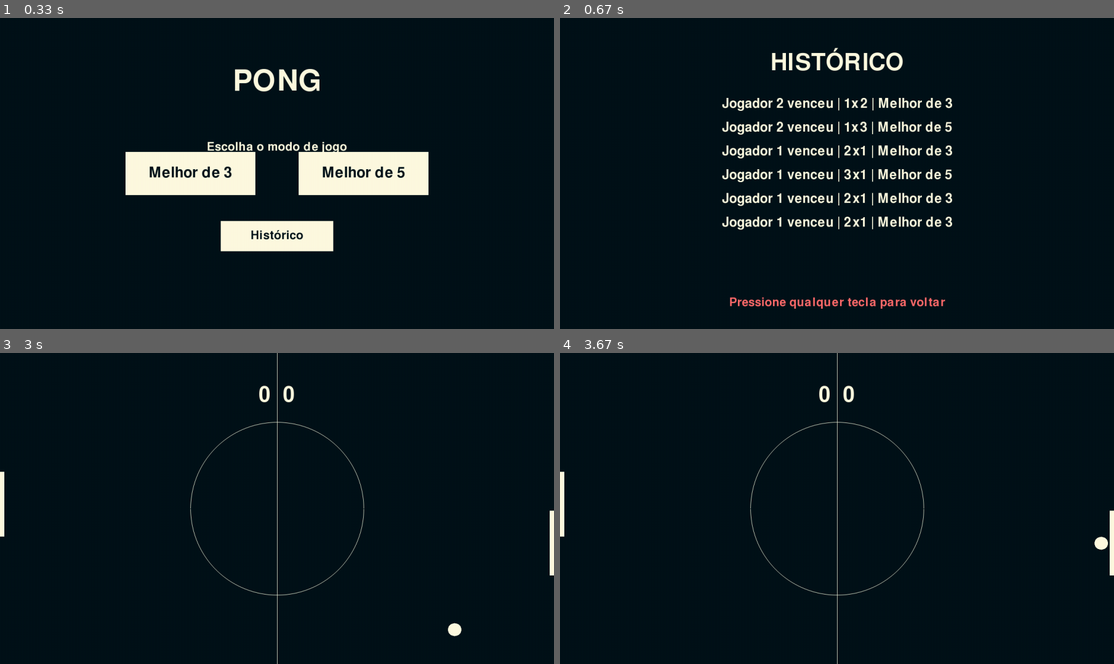
Above: before the commit, frames 1-4 (two rows, left to right).
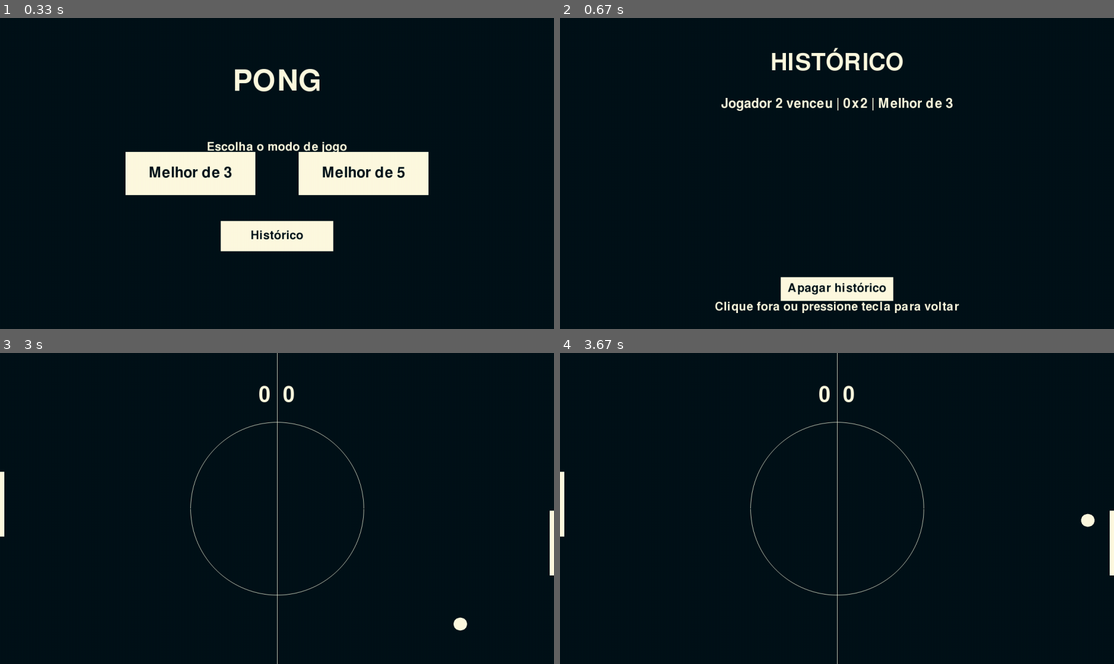
Above: after the commit, the same moments.

Repository: lumoraisb/Pygame-IntroAlg
Game: pygame game, started from main.py
Two runs of this game, one before a commit and one after it. Both use one fixed random seed, a clock stepped at 60 frames per second and the inputs below.
Inputs (mouse positions are in pixels of both pictures, inside the frame that each line leads up to):
- Up to frame 1 (0.33 s): no input
- Up to frame 2 (0.67 s): click "Histórico" at 0.38 s
- Up to frame 3 (3 s): click (277, 623) at 0.72 s, where only the run after the commit has a clickable "Apagar histórico"; hold Up 1-1.47 s; click "Melhor de 3" at 1.55 s; hold Down 1.83-2.13 s; move the mouse to (360, 399) at 1.87 s; hold Up 2.17-2.53 s; hold W 2.17-2.53 s; hold Down 2.57-2.93 s; hold S 2.57-2.93 s; hold Up from 2.97 s (still down); hold W from 2.97 s (still down)
- Up to frame 4 (3.67 s): release Up at 3.27 s; release W at 3.27 s; hold Down 3.3-3.6 s; hold S 3.3-3.6 s; hold Up from 3.63 s (still down); hold W from 3.63 s (still down)

Frame 1 is identical in both runs. In frame 2, 6.2% of the frame differs, in the area x 28-73%, y 25-95%; in frame 3, 0.1%; in frame 4, 0.2%.

Commit message:
migra histórico de txt para json, aumenta velocidade da bola e adiciona botão para apagar histórico

Diff:
--- /dev/null
+++ b/data/ranking.json
@@ -0,0 +1,8 @@
+[
+  {
+    "vencedor": 2,
+    "score_p1": 0,
+    "score_p2": 2,
+    "modo": 3
+  }
+]
--- a/data/ranking.txt
+++ /dev/null
@@ -1,6 +0,0 @@
-Jogador 1 venceu | 2x1 | Melhor de 3
-Jogador 1 venceu | 2x1 | Melhor de 3
-Jogador 1 venceu | 3x1 | Melhor de 5
-Jogador 1 venceu | 2x1 | Melhor de 3
-Jogador 2 venceu | 1x3 | Melhor de 5
-Jogador 2 venceu | 1x2 | Melhor de 3
--- a/src/dados.py
+++ b/src/dados.py
@@ -1,20 +1,40 @@
 import os
+import json
 
 #caminho para o arquivo de histórico de partidas
-RANKING_PATH = os.path.join(os.path.dirname(__file__), "..", "data", "ranking.txt")
+RANKING_PATH = os.path.join(os.path.dirname(__file__), "..", "data", "ranking.json")
 
 
 #salva o resultado da partida no arquivo de histórico
 def salvar_partida(vencedor, score_p1, score_p2, modo):
-    with open(RANKING_PATH, "a") as f:
-        f.write(f"Jogador {vencedor} venceu | {score_p1}x{score_p2} | Melhor de {modo}\n")
+    partidas = _ler_json()
+    partidas.append({
+        "vencedor": vencedor,
+        "score_p1": score_p1,
+        "score_p2": score_p2,
+        "modo": modo
+    })
+    with open(RANKING_PATH, "w") as f:
+        json.dump(partidas, f, indent=2)
 
 
 #lê e retorna as últimas 10 partidas, da mais recente para a mais antiga
 def carregar_historico():
+    partidas = _ler_json()
+    ultimas = partidas[-10:][::-1]
+    return [f"Jogador {p['vencedor']} venceu | {p['score_p1']}x{p['score_p2']} | Melhor de {p['modo']}" for p in ultimas]
+
+
+#apaga todo o histórico de partidas
+def apagar_historico():
+    with open(RANKING_PATH, "w") as f:
+        json.dump([], f)
+
+
+#lê o arquivo json e retorna a lista de partidas
+def _ler_json():
     try:
         with open(RANKING_PATH, "r") as f:
-            linhas = f.readlines()
-    except FileNotFoundError:
+            return json.load(f)
+    except (FileNotFoundError, json.JSONDecodeError):
         return []
-    return [l.strip() for l in linhas if l.strip()][-10:][::-1]
--- a/src/jogo.py
+++ b/src/jogo.py
@@ -3,7 +3,7 @@
 
 from src.config import bg_color, prop_color, ball_radius, player_width, player_height, ball_speed, player_speed, fps
 from src.funcoes import inverter, bateu_em_cima_ou_embaixo, bateu_nas_laterais, limitar_jogador, bateu_no_jogador
-from src.dados import salvar_partida, carregar_historico
+from src.dados import salvar_partida, carregar_historico, apagar_historico
 
 
 #exibe as últimas 10 partidas salvas
@@ -11,18 +11,30 @@
     font_title = pygame.font.Font(None, 80)
     font_item = pygame.font.Font(None, 45)
     font_info = pygame.font.Font(None, 40)
+    font_button = pygame.font.Font(None, 40)
     clock = pygame.time.Clock()
+
+    #botão de apagar histórico
+    apagar_rect = pygame.Rect(screen_width // 2 - 130, screen_height - 120, 260, 55)
 
     #carrega as últimas 10 partidas do arquivo de histórico
     partidas = carregar_historico()
 
     while True:
+        mouse_pos = pygame.mouse.get_pos()
+
         for event in pygame.event.get():
             if event.type == pygame.QUIT:
                 pygame.quit()
                 quit()
-            if event.type == pygame.KEYDOWN or event.type == pygame.MOUSEBUTTONDOWN:
+            if event.type == pygame.KEYDOWN:
                 return
+            if event.type == pygame.MOUSEBUTTONDOWN:
+                if apagar_rect.collidepoint(mouse_pos):
+                    apagar_historico()
+                    partidas = []
+                else:
+                    return
 
         screen.fill(bg_color)
 
@@ -38,8 +50,15 @@
                 texto = font_item.render(linha, True, prop_color)
                 screen.blit(texto, texto.get_rect(center=(screen_width // 2, 200 + i * 55)))
 
-        voltar = font_info.render("Pressione qualquer tecla para voltar", True, pygame.Color("#ff6b6b"))
-        screen.blit(voltar, voltar.get_rect(center=(screen_width // 2, screen_height - 60)))
+        #botão apagar histórico
+        apagar_color = pygame.Color("#ff6b6b") if apagar_rect.collidepoint(mouse_pos) else prop_color
+        pygame.draw.rect(screen, apagar_color, apagar_rect)
+        pygame.draw.rect(screen, prop_color, apagar_rect, 3)
+        apagar_text = font_button.render("Apagar histórico", True, bg_color)
+        screen.blit(apagar_text, apagar_text.get_rect(center=apagar_rect.center))
+
+        voltar = font_info.render("Clique fora ou pressione tecla para voltar", True, prop_color)
+        screen.blit(voltar, voltar.get_rect(center=(screen_width // 2, screen_height - 50)))
 
         pygame.display.update()
         clock.tick(fps)
@@ -245,9 +264,11 @@
             ball.x += ball_speed_x
             ball.y += ball_speed_y
 
-            #Quando a bola bater em alguma extremidade ela ricocheteia
+            #Quando a bola bater em alguma extremidade ela ricocheteia e aumenta a velocidade
             if bateu_em_cima_ou_embaixo(ball.top, ball.bottom, screen_height):
                 ball_speed_y = inverter(ball_speed_y)
+                ball_speed_y += 1 if ball_speed_y > 0 else -1
+                ball_speed_x += 1 if ball_speed_x > 0 else -1
 
             if ball.left <= 0:
                 score_p2 += 1
--- a/tests/test_dados.py
+++ b/tests/test_dados.py
@@ -1,29 +1,28 @@
-import os
-import tempfile
+import json
 import pytest
 
-from src.dados import salvar_partida, carregar_historico, RANKING_PATH
+from src.dados import salvar_partida, carregar_historico
 
 
 @pytest.fixture
 def arquivo_temporario(monkeypatch, tmp_path):
     #redireciona o caminho do ranking para um arquivo temporário durante os testes
-    caminho = tmp_path / "ranking.txt"
+    caminho = tmp_path / "ranking.json"
     monkeypatch.setattr("src.dados.RANKING_PATH", str(caminho))
     return caminho
 
 
 def test_salvar_partida(arquivo_temporario):
     salvar_partida(1, 2, 0, 3)
-    conteudo = arquivo_temporario.read_text()
-    assert "Jogador 1 venceu | 2x0 | Melhor de 3" in conteudo
+    partidas = json.loads(arquivo_temporario.read_text())
+    assert partidas[0] == {"vencedor": 1, "score_p1": 2, "score_p2": 0, "modo": 3}
 
 
 def test_salvar_multiplas_partidas(arquivo_temporario):
     salvar_partida(1, 2, 1, 3)
     salvar_partida(2, 1, 3, 5)
-    linhas = arquivo_temporario.read_text().strip().split("\n")
-    assert len(linhas) == 2
+    partidas = json.loads(arquivo_temporario.read_text())
+    assert len(partidas) == 2
 
 
 def test_carregar_historico_vazio(arquivo_temporario):
@@ -33,7 +32,7 @@
 
 def test_carregar_historico_sem_arquivo(monkeypatch, tmp_path):
     #arquivo não existe
-    monkeypatch.setattr("src.dados.RANKING_PATH", str(tmp_path / "inexistente.txt"))
+    monkeypatch.setattr("src.dados.RANKING_PATH", str(tmp_path / "inexistente.json"))
     assert carregar_historico() == []
 
 
Empty file removed: data/recorde.txt
